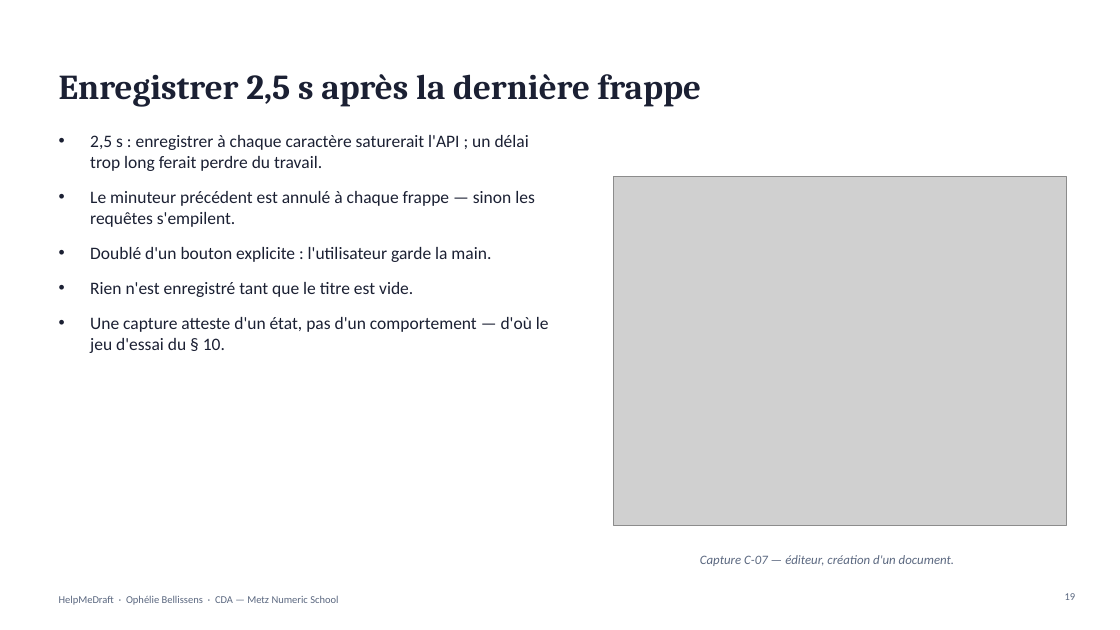
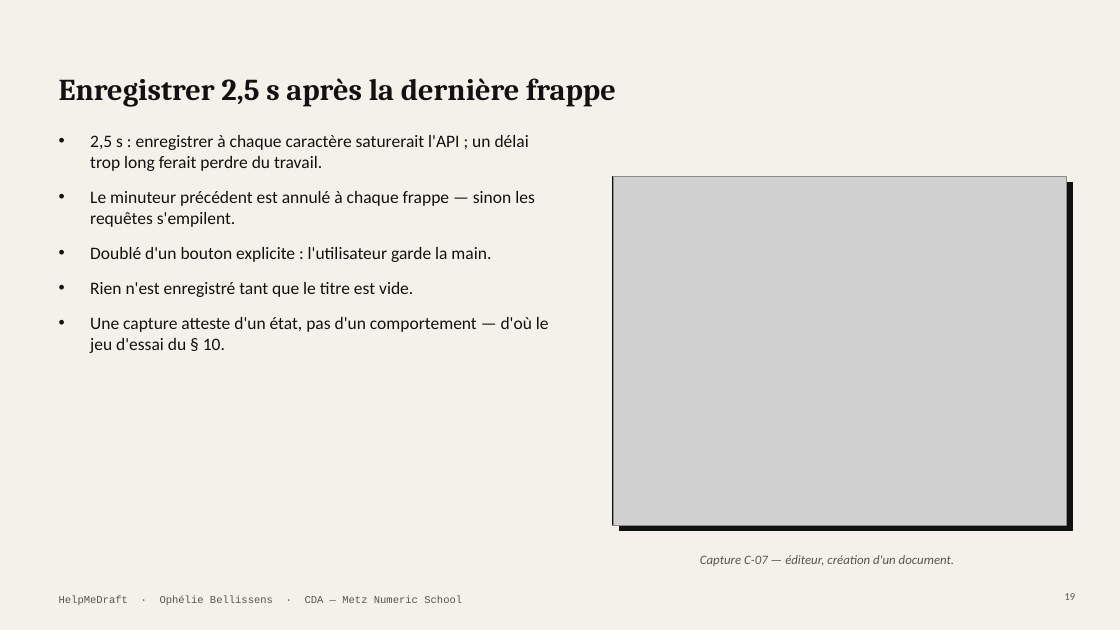
Before and after one commit to Equinoxya/HelpMeDraft---projet-fil-rouge, a slide deck: slide 19 of docs/Soutenance-HelpMeDraft.pptx. Drawn at 1120x630 pixels with LibreOffice and Linux fonts; fonts in the diff are those of the drawing; grey boxes stand for pictures. Boxes give left, top, right and bottom in pixels: in the first picture for what was removed or moved away, otherwise in the second. Text is boxed around its words. In the diff, an @@ line names an element or a change of style, - is before the commit and + after.

```diff
--- a/docs/Soutenance-HelpMeDraft.pptx
+++ b/docs/Soutenance-HelpMeDraft.pptx
@@ background #FFFFFF to #F4F1EA @@
@@ title "Enregistrer 2,5 s après la ..." at (x1=59, y1=78, x2=616, y2=107): size 30 to 26 pt, text colour #1B2033 to #111111 @@
@@ text "2,5 s : enregistrer à ..." at (x1=90, y1=135, x2=549, y2=353): text colour #1B2033 to #111111 @@
@@ rectangle added at (x1=613, y1=176, x2=1067, y2=525), fill #FFFFFF, outline #111111 1.25 pt @@
@@ rectangle added at (x1=619, y1=182, x2=1073, y2=531), fill #111111, outline #111111 0.75 pt @@
@@ text "Capture C-07 — éditeur, création ..." at (x1=700, y1=555, x2=955, y2=566): text colour #5B6880 to #5A554C @@
@@ text "HelpMeDraft · Ophélie Bellissens · ..." at (x1=59, y1=595, x2=462, y2=605): font Calibri to Courier New, text colour #5B6880 to #5A554C @@
@@ page number at (x1=1065, y1=593, x2=1076, y2=600): text colour #5B6880 to #5A554C @@
```
Also in this commit, not shown: 28 other slides changed, 3 other files.
